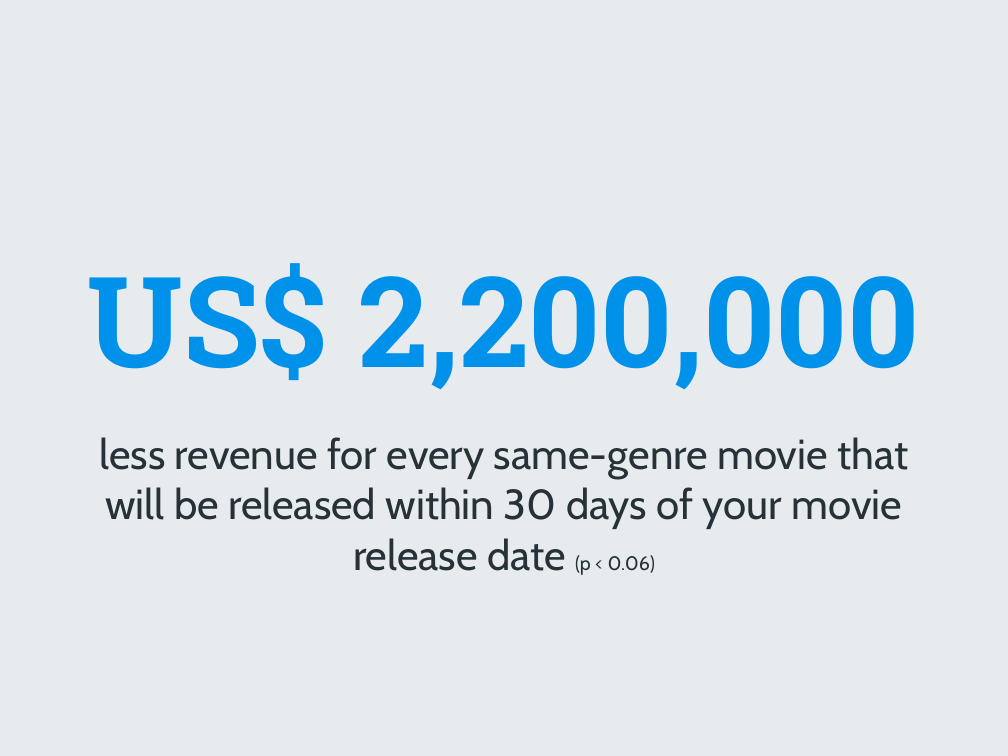
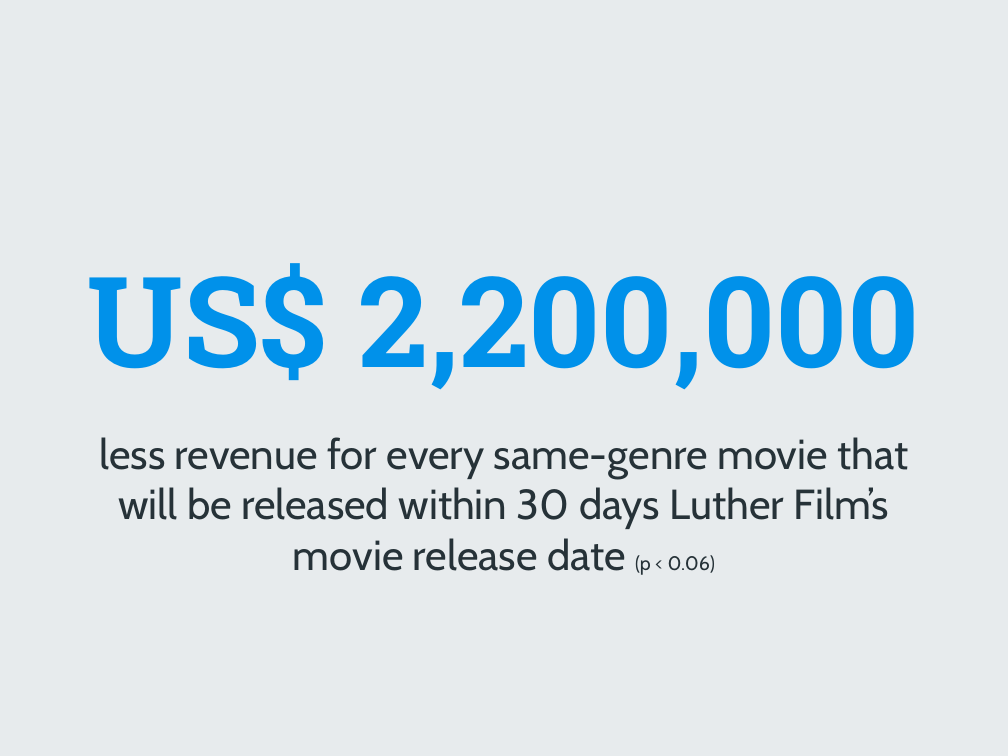
Before and after one commit to kcsph/Project-Luther, a slide deck: slide 8 of [Metis] Project Luther.pptx. Drawn at 1008x756 pixels with LibreOffice and Linux fonts; fonts in the diff are those of the drawing; background and template pictures are left out. Boxes give left, top, right and bottom in pixels: in the first picture for what was removed or moved away, otherwise in the second. Text is boxed around its words. In the diff, an @@ line names an element or a change of style, - is before the commit and + after.

```diff
--- a/[Metis] Project Luther.pptx
+++ b/[Metis] Project Luther.pptx
@@ subtitle at bbox=[99, 437, 908, 575]: text changed @@
-less revenue for every same-genre movie that will be released within 30 days of your movie release date (p < 0.06)
+less revenue for every same-genre movie that will be released within 30 days Luther Film’s movie release date (p < 0.06)
```
Also in this commit, not shown: 3 other slides changed, 1 other file.
